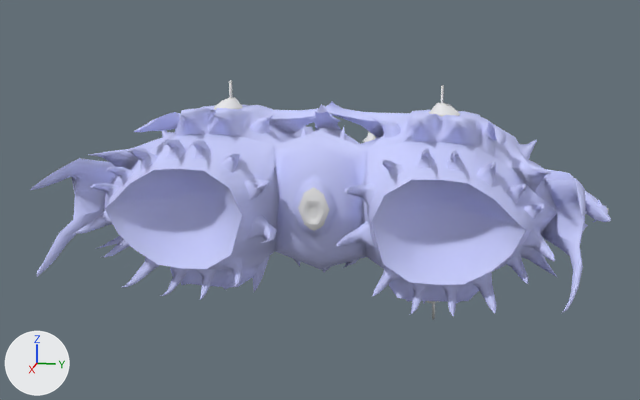
One commit to the Blender file shiv_gunship.blend: the scene before it, then after it.
One viewpoint serves both versions: a camera (50 mm lens) standing at (20.83, 4.34, 5.48) and looking at (-1.24, -0.07, -0.04). The axes (+X, +Y, +Z) are drawn at lower left. The lights are the same throughout.

Names of what the first picture shows: 'detail0', 'turret-aft'.
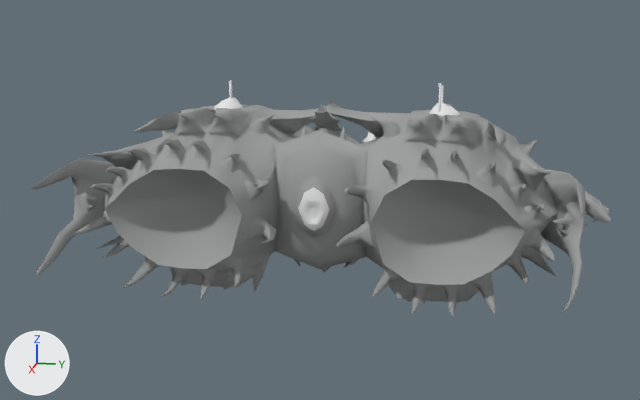
Patch to the scene script:
```diff
--- a/shiv_gunship.blend.py
+++ b/shiv_gunship.blend.py
@@ mat_material_002 @@
 mat_material_002 = diffuse_material('Material.002')
-mat_material_002.base_color = (0.608, 0.643, 1.0)  # blue #cdd2ff
+mat_material_002.base_color = (0.356, 0.367, 0.362)  # grey #a1a3a2
@@ me_detail0_geometry @@
 # used by ob_detail0; location = (0.0, 0.0, 0.0)
-me_detail0_geometry.from_pydata(...)  # 2852 vertices, 3342 faces, 7 loose edges; spans x -5.53..3.12, y -7.39..1.15, z -3.55..2.5
+me_detail0_geometry.from_pydata(...)  # 2936 vertices, 3463 faces, 7 loose edges; spans x -5.53..3.12, y -7.39..1.15, z -3.55..2.5
+# me_detail0_geometry part 1
+# 5 vertices are removed from x -2.15..-0.58, y -6.21..-5.14, z 0.01..1.04
+# 29 faces are deleted
+# 137 vertices are added at x -3.77..-0.07, y -6.86..-4.95, z -0.36..1.17
+# 197 new faces join them, smooth
 me_detail0_geometry.materials.append(mat_material_002)
@@ ob_turret_bot_right @@
-ob_turret_bot_right = bpy.data.objects.new('turret-bot-right', me_detail0_geometry_009)
-ob_turret_bot_right.parent = ob_detail0
-ob_turret_bot_right.location = (0.0, 0.0, 0.0)
-ob_turret_bot_right.rotation_euler = (0.00349, 0.0, 0.0)  # degrees (0.2, 0, 0)
-ob_turret_bot_right.scale = (1.0, 1.0, -1.0)
@@ ob_turret_bot_right_barrels @@
 ob_turret_bot_right_barrels = bpy.data.objects.new('turret-bot-right-barrels', me_detail0_geometry_010)
-ob_turret_bot_right_barrels.parent = ob_turret_bot_right
 ob_turret_bot_right_barrels.location = (0.0, 0.0, 0.0)
```

Boxes (x1, y1, x2, y2) around the edits, measured in the pictures (640 x 400 px):
'detail0', recoloured, reshaped (blue to grey)
    both: (30, 101, 611, 317)
'turret-bot-right-barrels', moved
    before: (432, 303, 435, 319)
    after: (438, 83, 442, 112)
'turret-bot-right', deleted
    before: (427, 301, 440, 303)
part 1 of me_detail0_geometry, built on
    before: (75, 141, 598, 239)
    after: (75, 133, 598, 239)
